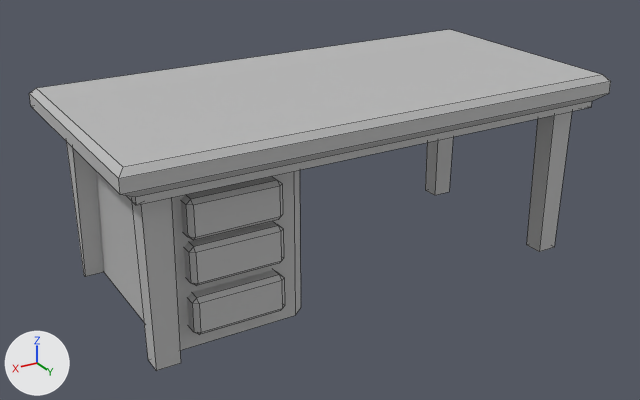
Before and after pictures for a commit that changed the FBX model LudumDare51/Assets/ASSETS/ASSETS/SM_Desk.fbx.
Both versions are drawn from a camera (50 mm lens) standing at (2.58, 4.23, 2.53) and looking at (0.06, 0.03, 0.44). The axes (+X, +Y, +Z) are drawn at lower left. The lights are the same throughout. Mesh edges are drawn as thin lines. Where no turn or scale is listed for an object, it has been applied to the vertices.

Names of what the first picture shows: 'Desk', 'Desk_Tirror01', 'Desk_Tirror02', 'Desk_Tirror03', 'Desk_Under'.
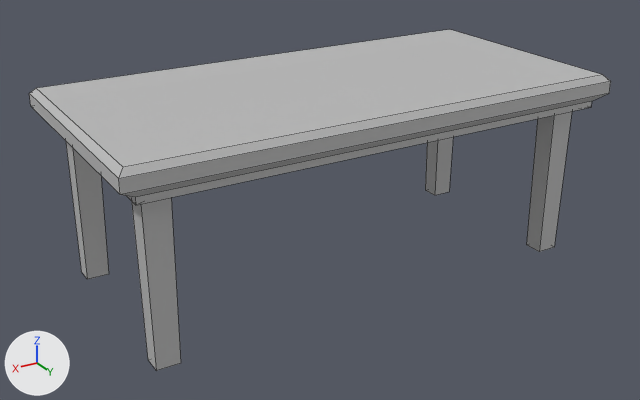
Where the change shows, as pixel boxes (x1, y1, x2, y2) in the pictures (640 x 400 px; the box of a moved part takes in the faces that stretch with it):
'Desk_Under', deleted: before (96, 170, 301, 350)
'Desk_Tirror01', deleted: before (181, 176, 283, 240)
'Desk_Tirror02', deleted: before (184, 221, 284, 286)
'Desk_Tirror03', deleted: before (187, 270, 285, 335)
part 1 of me_mesh, moved or reshaped: before (66, 142, 104, 277); after (66, 142, 109, 279)

The change in detail:
me_mesh has 52 vertices, 50 faces and spans x -1.5..1.5, y -0.75..0.75, z 0.0..1.15.
me_mesh is used by ob_desk; location (0.0, 0.0, 0.0).
Part 1, on me_mesh:
Vertex 28 of me_mesh moves from (1.22, -0.6, 0.0) to (1.22, -0.64, 0.0).
Vertex 29 of me_mesh moves from (1.22, -0.56, 0.0) to (1.22, -0.52, 0.0) at pixel (108, 274).
Vertex 30 of me_mesh moves from (1.36, -0.56, 0.0) at pixel (85, 276) to (1.36, -0.52, 0.0) at pixel (87, 279).
Vertex 31 of me_mesh moves from (1.36, -0.6, 0.0) at pixel (83, 274) to (1.36, -0.64, 0.0) at pixel (81, 271).
Object 'Desk_Tirror03' (ob_desk_tirror03) is deleted.
Object 'Desk_Tirror02' (ob_desk_tirror02) is deleted.
Object 'Desk_Under' (ob_desk_under) is deleted.
Object 'Desk_Tirror01' (ob_desk_tirror01) is deleted.
